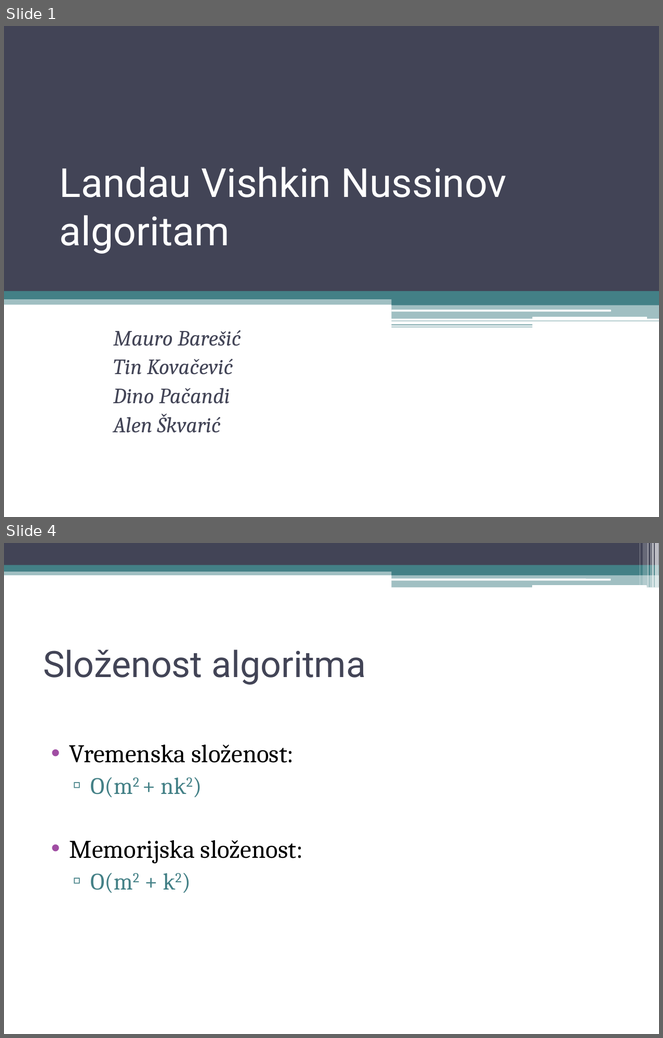
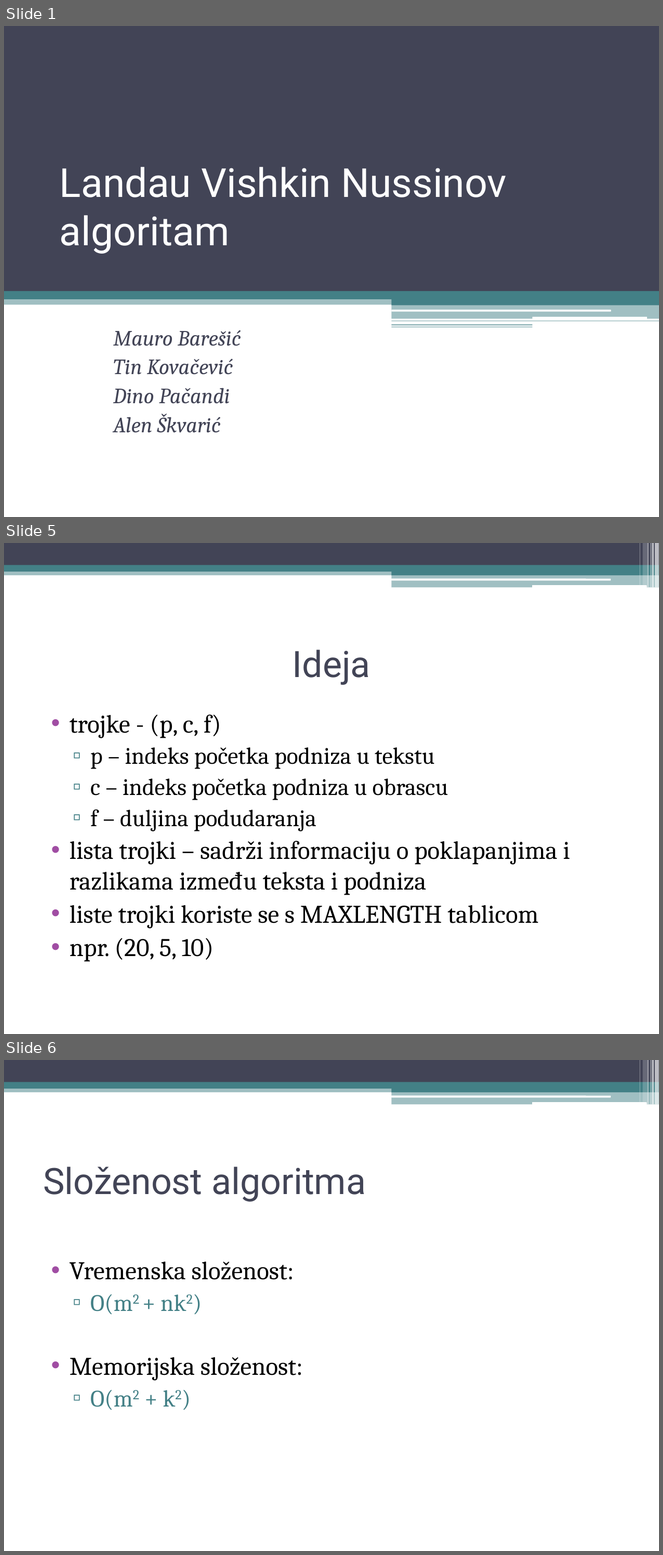
Before and after one commit to MauroBaresic/bioinf-string-matching-with-k-differences, a slide deck: Landau Vishkin Nussinov.pptx. Shown one above the other, each under a label of ours: slides 1 and 4 before the commit, slides 1, 5 and 6 after it; the slides between them are not shown. The pictures are 663x1038 and 663x1555 pixels, drawn with LibreOffice and Linux fonts; fonts in the diff are those of the drawing. Boxes give left, top, right and bottom in pixels: in the first picture for what was removed or moved away, otherwise in the second. Text is boxed around its words. In the diff, an @@ line names an element or a change of style, - is before the commit and + after.

```diff
--- a/Landau Vishkin Nussinov.pptx
+++ b/Landau Vishkin Nussinov.pptx
@@ slide 5 added at (4,543,659,1034), background #FFFFFF; not listed: 13 template elements that a slide beside it also shows @@
@@ title added at (293,650,371,685), 40 pt, text #424456 @@
+Ideja
@@ text added at (70,715,570,962), 28 pt, text #000000 @@
+• trojke - (p, c, f)
+  ▫ p – indeks početka podniza u tekstu
+  ▫ c – indeks početka podniza u obrascu
+  ▫ f – duljina podudaranja
+• lista trojki – sadrži informaciju o poklapanjima i razlikama između teksta i podniza
+• liste trojki koriste se s MAXLENGTH tablicom
+• npr. (20, 5, 10)
@@ what was slide 4 is now slide 6 @@
```
Also in this commit, not shown: 3 other slides added, 2 slides removed, 1 other file.
